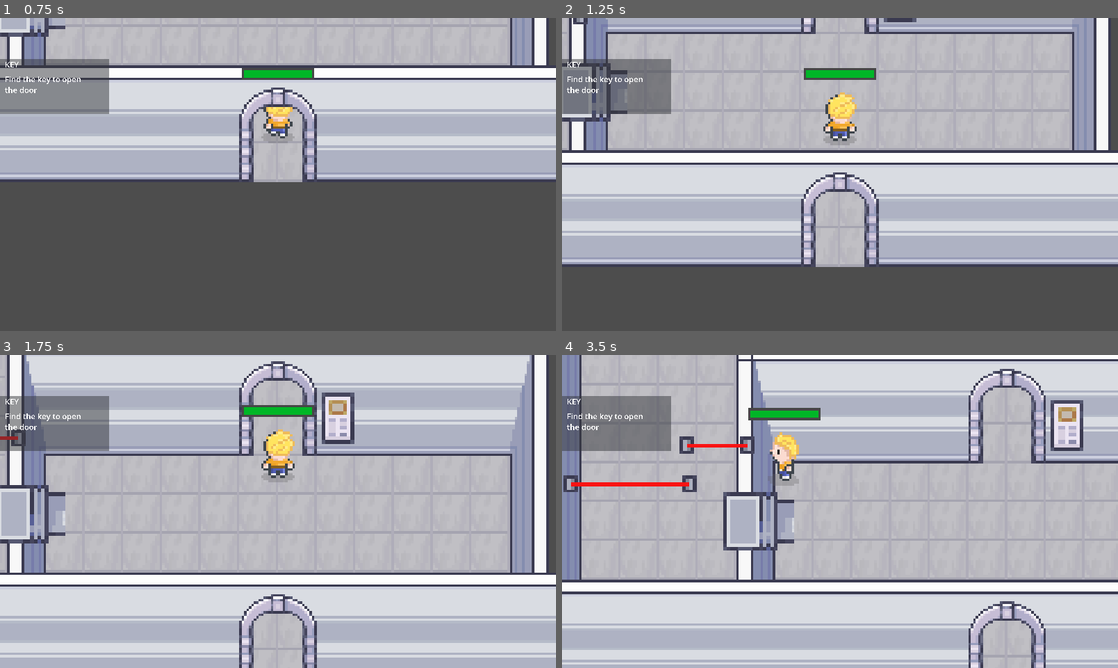
Above: before the commit, frames 1-4 (two rows, left to right).
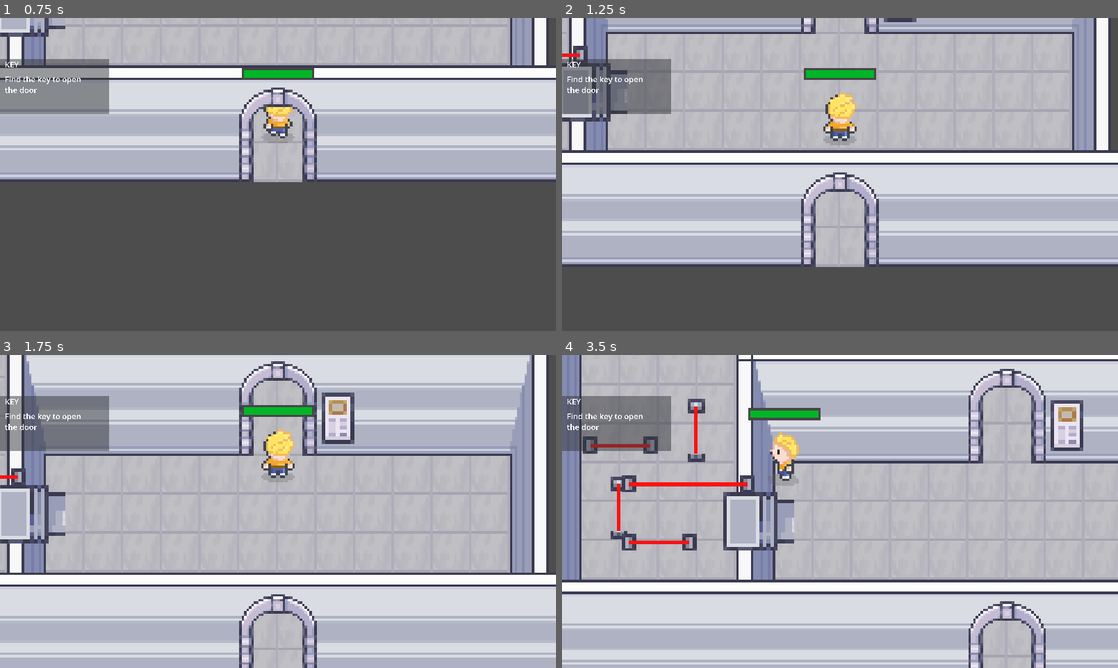
Above: after the commit, the same moments.

Repository: SiemJansen08/Profielwerkstuk
Game: Godot game, scene res://scenes/museum.tscn
Same seed, same stepped clock (60 frames per second), same inputs: the game is played once before the commit and once after it. This scene is started directly instead of the project's main scene.
Inputs:
- Up to frame 1 (0.75 s): tap Enter (ui_accept) at 0.5 s; hold Up (ui_up) from 0.53 s (still down); tap E (attack) at 0.6 s
- Up to frame 2 (1.25 s): keep holding Up (ui_up); tap Enter (ui_accept) at 0.77 s
- Up to frame 3 (1.75 s): keep holding Up (ui_up); tap E (attack) at 1.35 s; tap Enter (ui_accept) at 1.52 s
- Up to frame 4 (3.5 s): release Up (ui_up) at 2.03 s; hold Left (ui_left) from 2.03 s (still down); tap D (chat) at 2.1 s; tap E (attack) at 2.3, 3.05 s; tap S (stealth) at 2.85 s; tap Enter (ui_accept) at 3.02 s

Frame 1 is identical in both runs. In frame 2, 0.2% of the frame differs, in the area x 0-5%, y 0-15%; in frame 3, 0.3%; in frame 4, 2.1%, in the area x 0-35%, y 14-63%.

Commit message:
lasers museum level

Diff:
--- a/scenes/museum.tscn
+++ b/scenes/museum.tscn
@@ -472,6 +472,21 @@
 [sub_resource type="RectangleShape2D" id="RectangleShape2D_2sxaq"]
 size = Vector2(22, 17)
 
+[sub_resource type="RectangleShape2D" id="RectangleShape2D_kn6ck"]
+size = Vector2(96, 6)
+
+[sub_resource type="RectangleShape2D" id="RectangleShape2D_gqln6"]
+size = Vector2(6, 38.5)
+
+[sub_resource type="RectangleShape2D" id="RectangleShape2D_cppmi"]
+size = Vector2(48, 6)
+
+[sub_resource type="RectangleShape2D" id="RectangleShape2D_jgnvy"]
+size = Vector2(48, 6)
+
+[sub_resource type="RectangleShape2D" id="RectangleShape2D_i3dxc"]
+size = Vector2(6, 38)
+
 [node name="museum" type="Node2D"]
 y_sort_enabled = true
 script = ExtResource("1_5u64n")
@@ -491,7 +506,7 @@
 layer_3/name = "ysort"
 layer_3/y_sort_enabled = true
 layer_3/z_index = 1
-layer_3/tile_data = PackedInt32Array(524298, 589825, 16, 524 …(616 unchanged characters)… 89825, 16, 983031, 1966080, 1610612764, 196603, 851968, 10, 851950, 1703936, 25, 851955, 1900544, 25, 851951, 1835008, 25, 851952, 1835008, 25, 851953, 1835008, 25, 851954, 1835008, 25, 720886, 1900544, 25, 720884, 1703936, 25)
+layer_3/tile_data = PackedInt32Array(524298, 589825, 16, 524 …(616 unchanged characters)… 89825, 16, 983031, 1966080, 1610612764, 851958, 1900544, 25, 851957, 1835008, 25, 851956, 1835008, 25, 851955, 1835008, 25, 851954, 1835008, 25, 851953, 1703936, 25, 851952, 1638400, 19, 917488, 1638400, 22, 983024, 1638400, 22, 1048560, 1835008, 20, 1048561, 1703936, 25, 1048563, 1900544, 25, 720879, 1703936, 25, 720881, 1900544, 25, 589812, 1638400, 19, 720884, 1638400, 22, 655348, 1638400, 22, 786420, 1835008, 20)
 
 [node name="door_1" type="StaticBody2D" parent="TileMap"]
 
@@ -504,6 +519,28 @@
 [node name="CollisionShape2D" type="CollisionShape2D" parent="TileMap/acces_door_1"]
 position = Vector2(120, 191.5)
 shape = SubResource("RectangleShape2D_2sxaq")
+
+[node name="lasers" type="Area2D" parent="TileMap"]
+
+[node name="CollisionShape2D" type="CollisionShape2D" parent="TileMap/lasers"]
+position = Vector2(-192, 201)
+shape = SubResource("RectangleShape2D_kn6ck")
+
+[node name="CollisionShape2D2" type="CollisionShape2D" parent="TileMap/lasers"]
+position = Vector2(-249, 220.75)
+shape = SubResource("RectangleShape2D_gqln6")
+
+[node name="CollisionShape2D3" type="CollisionShape2D" parent="TileMap/lasers"]
+position = Vector2(-216, 249)
+shape = SubResource("RectangleShape2D_cppmi")
+
+[node name="CollisionShape2D4" type="CollisionShape2D" parent="TileMap/lasers"]
+position = Vector2(-248, 169)
+shape = SubResource("RectangleShape2D_jgnvy")
+
+[node name="CollisionShape2D5" type="CollisionShape2D" parent="TileMap/lasers"]
+position = Vector2(-185, 157)
+shape = SubResource("RectangleShape2D_i3dxc")
 
 [node name="player" parent="." instance=ExtResource("2_fd7la")]
 z_index = 1
@@ -511,3 +548,4 @@
 position = Vector2(36, 186)
 
 [connection signal="body_entered" from="TileMap/acces_door_1" to="." method="_on_acces_door_1_body_entered"]
+[connection signal="body_entered" from="TileMap/lasers" to="." method="_on_lasers_body_entered"]
--- a/scripts/Global.gd
+++ b/scripts/Global.gd
@@ -5,7 +5,7 @@
 	questvis()
 
 
-
+var player_health = 100
 var player_current_attack = false		#attack stuff
 var stealth_mode = false
 
--- a/scripts/museum.gd
+++ b/scripts/museum.gd
@@ -24,3 +24,8 @@
 		Global.questlevel = 8
 	else:
 		Global.questlevel = 7
+
+
+func _on_lasers_body_entered(body):
+	Global.player_health = Global.player_health - 20
+	print(Global.player_health)
--- a/scripts/player.gd
+++ b/scripts/player.gd
@@ -5,7 +5,7 @@
 var current_dir = "none"
 var enemy_inattack_range = false
 var enemy_attack_cooldown = true
-var health = 100
+#var health = 100
 @onready var healthbar = $Healthbar
 var player_alive = true
 var attack_ip = false
@@ -13,7 +13,7 @@
 
 func _ready():
 	$AnimatedSprite2D.play("front_idle")
-	healthbar.init_health(health)
+	healthbar.init_health(Global.player_health)
 
 func _physics_process(delta):
 	attack(delta)
@@ -23,9 +23,9 @@
 	current_camera()
 
 
-	if health <= 0:
+	if Global.player_health <= 0:
 		player_alive = false # terug naar menu of end screen.
-		health = 0
+		Global.player_health = 0
 		print("player has died")
 		self.queue_free()
 	'''if health == 100:			#healthbar verdwijnt bij 100 hp
@@ -146,11 +146,11 @@
 
 func enemy_attack():
 	if enemy_inattack_range and enemy_attack_cooldown == true:
-		health = health - 5
-		healthbar.health = health
+		Global.player_health = Global.player_health - 5
+		healthbar.health = Global.player_health
 		enemy_attack_cooldown = false
 		$attack_cooldown.start()
-		print(health)
+		print(Global.player_health)
 
 func _on_attack_cooldown_timeout():
 	enemy_attack_cooldown = true
Not shown: 1 places in scenes/museum.tscn that only renumber resources
